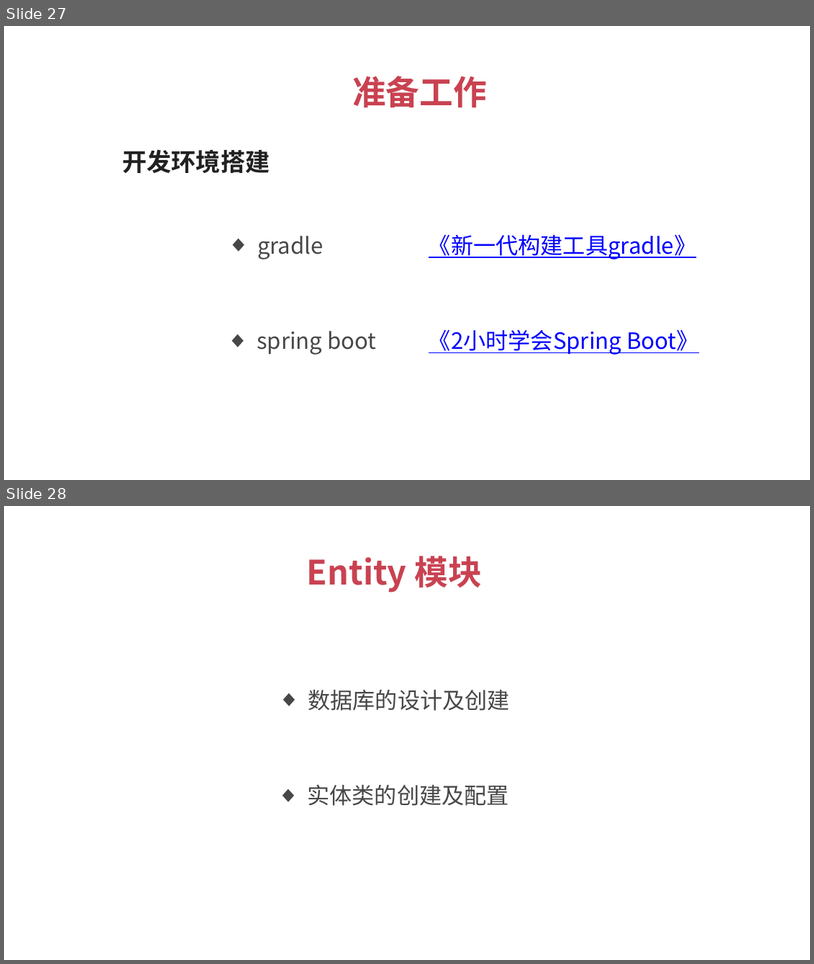
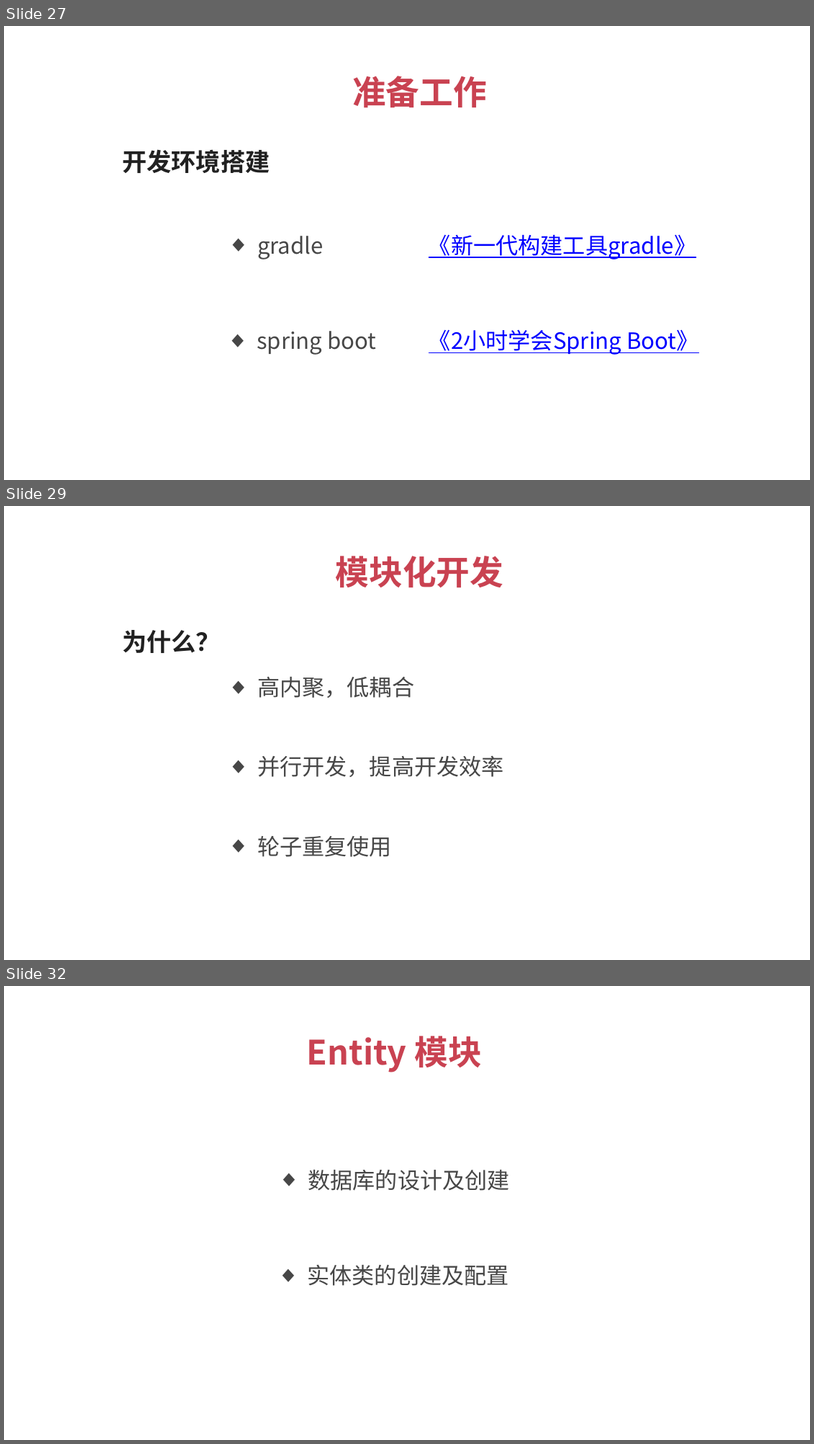
Before and after one commit to 1329555958/financial, a slide deck: 理财平台.pptx. Shown one above the other, each under a label of ours: slides 27 and 28 before the commit, slides 27, 29 and 32 after it; the slides between them are not shown. The pictures are 814x964 and 814x1444 pixels, drawn with LibreOffice and Linux fonts; fonts in the diff are those of the drawing. Boxes give left, top, right and bottom in pixels: in the first picture for what was removed or moved away, otherwise in the second. Text is boxed around its words. In the diff, an @@ line names an element or a change of style, - is before the commit and + after.

```diff
--- a/理财平台.pptx
+++ b/理财平台.pptx
@@ slide 29 added at bbox=[4, 506, 810, 960], background #FFFFFF @@
@@ text added at bbox=[336, 556, 504, 587], 30 pt, text #C94251, bold @@
+模块化开发
@@ text added at bbox=[122, 630, 221, 653], 22 pt, text #212121, bold @@
+为什么？
@@ text added at bbox=[257, 677, 414, 698], 20 pt, text #474747 @@
+  ◆ 高内聚，低耦合
@@ text added at bbox=[257, 755, 504, 777], 20 pt, text #474747 @@
+  ◆ 并行开发，提高开发效率
@@ text added at bbox=[257, 836, 392, 857], 20 pt, text #474747 @@
+  ◆ 轮子重复使用
@@ what was slide 28 is now slide 32 @@
```
Also in this commit, not shown: 7 other slides added, 1 slide removed, 7 other files.
